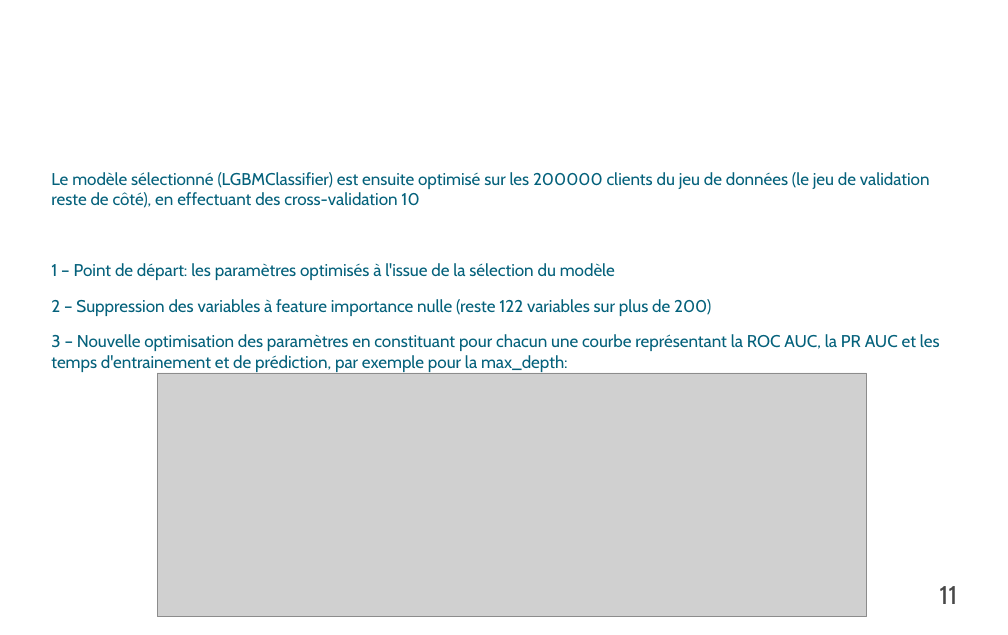
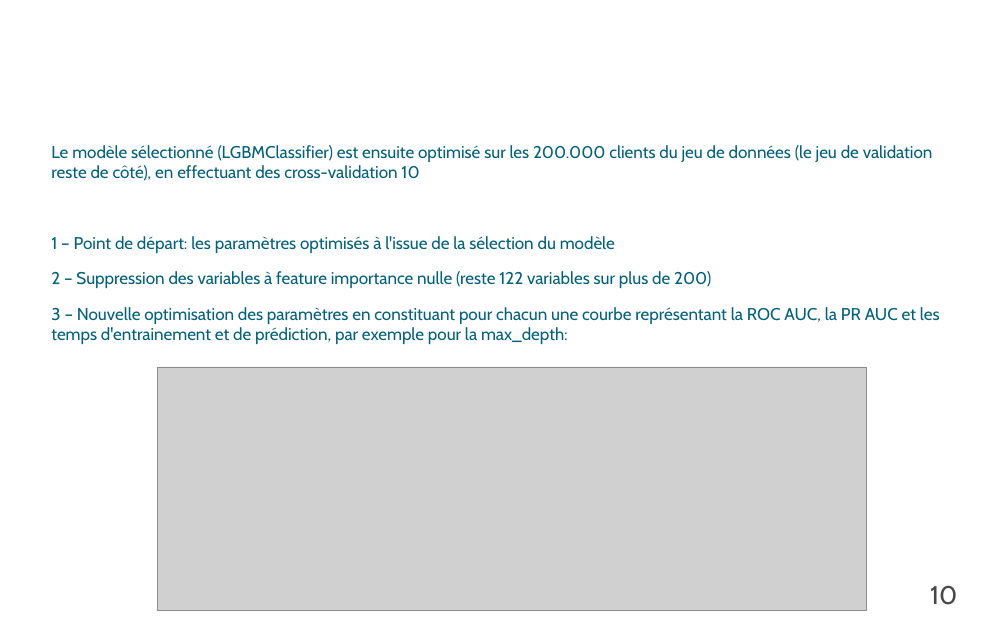
Before and after one commit to pyb-data/credit_scoring, a slide deck: slide 10 of P_07_Presentation.odp (slide 11 before the commit). Drawn at 1008x635 pixels with LibreOffice and Linux fonts; fonts in the diff are those of the drawing; grey boxes stand for pictures; background and template pictures are left out. Boxes give left, top, right and bottom in pixels: in the first picture for what was removed or moved away, otherwise in the second. Text is boxed around its words. In the diff, an @@ line names an element or a change of style, - is before the commit and + after.

```diff
--- a/P_07_Presentation.odp
+++ b/P_07_Presentation.odp
@@ text "Le modèle sélectionné (LGBMClassifier) est ...": place and size @@
-text "Le modèle sélectionné (LGBMClassifier) est ..." at [51,172,940,372]
+text "Le modèle sélectionné (LGBMClassifier) est ..." at [51,145,940,344]
@@ text at [51,145,933,181]: text changed @@
-Le modèle sélectionné (LGBMClassifier) est ensuite optimisé sur les 200000 clients du jeu de données (le jeu de validation reste de côté), en effectuant des cross-validation 10
+Le modèle sélectionné (LGBMClassifier) est ensuite optimisé sur les 200.000 clients du jeu de données (le jeu de validation reste de côté), en effectuant des cross-validation 10
@@ picture: place and size @@
-picture at [157,373,867,618]
+picture at [157,367,867,612]
@@ page number at [930,585,957,605]: text changed @@
-11
+10
```
Also in this commit, not shown: 16 other slides changed, 3 slides added, 3 slides removed, 1 other file.
